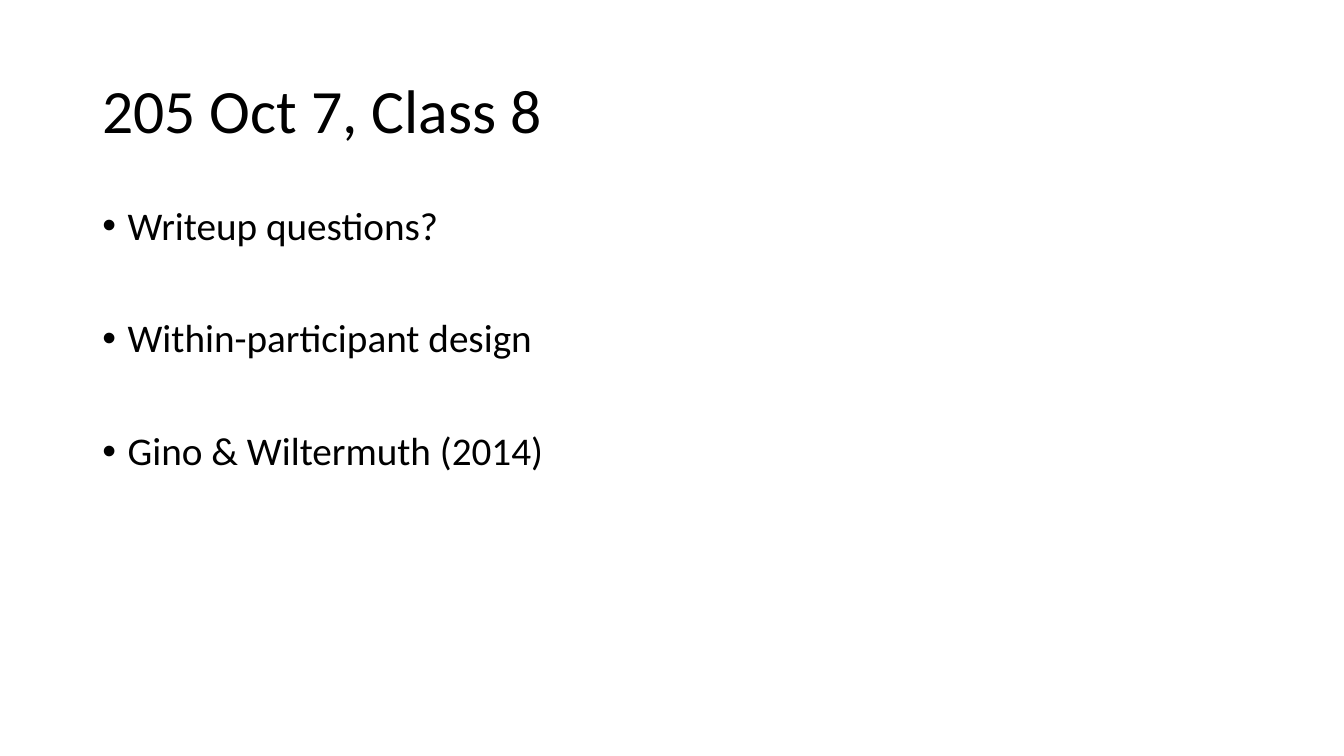
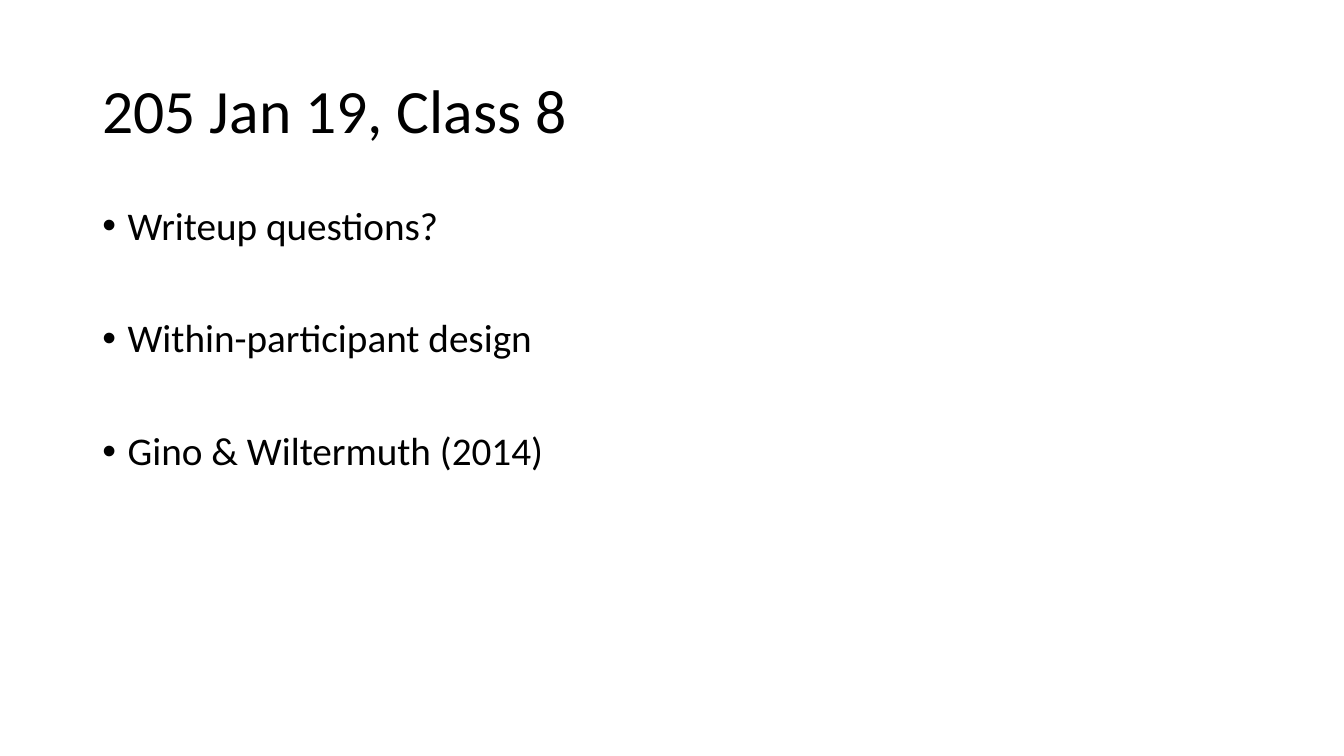
Before and after one commit to preber/Research-Methods, a slide deck: slide 1 of Class Slides 2024/Class 8.pptx. Drawn at 1344x756 pixels with LibreOffice and Linux fonts; fonts in the diff are those of the drawing. Boxes give left, top, right and bottom in pixels: in the first picture for what was removed or moved away, otherwise in the second. Text is boxed around its words. In the diff, an @@ line names an element or a change of style, - is before the commit and + after.

```diff
--- a/Class Slides 2024/Class 8.pptx
+++ b/Class Slides 2024/Class 8.pptx
@@ title at box(102, 90, 566, 141): text changed @@
-205 Oct 7, Class 8
+205 Jan 19, Class 8
```
Also in this commit, not shown: 1 other slide changed, 7 slides removed, 35 other files.
